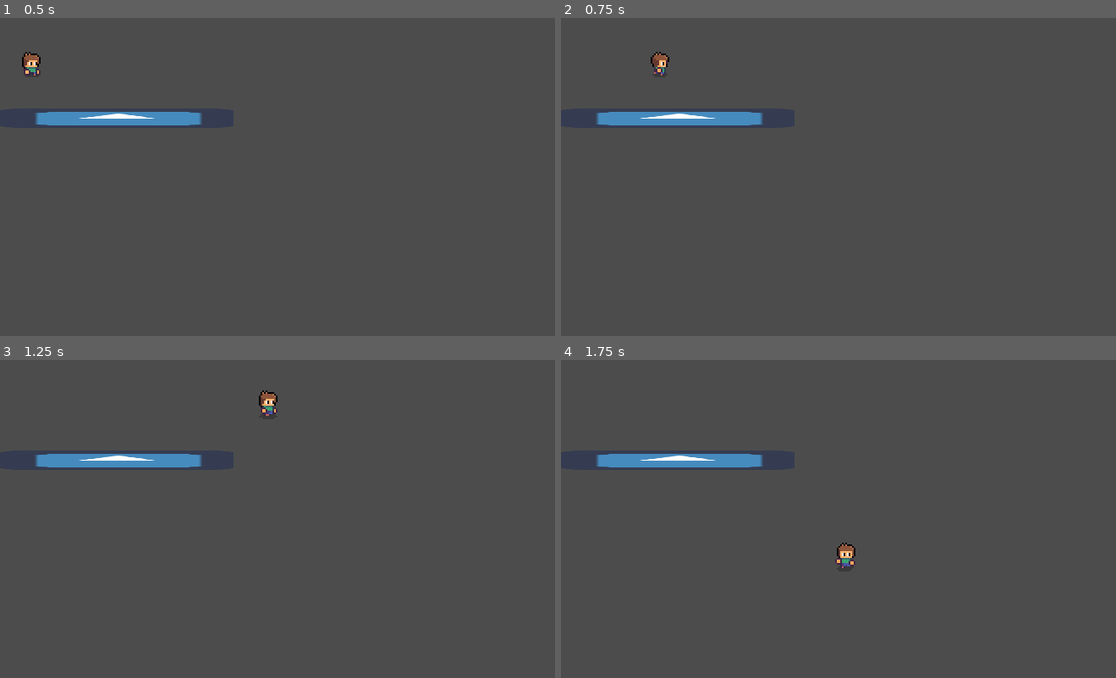
Above: before the commit, frames 1-4 (two rows, left to right).
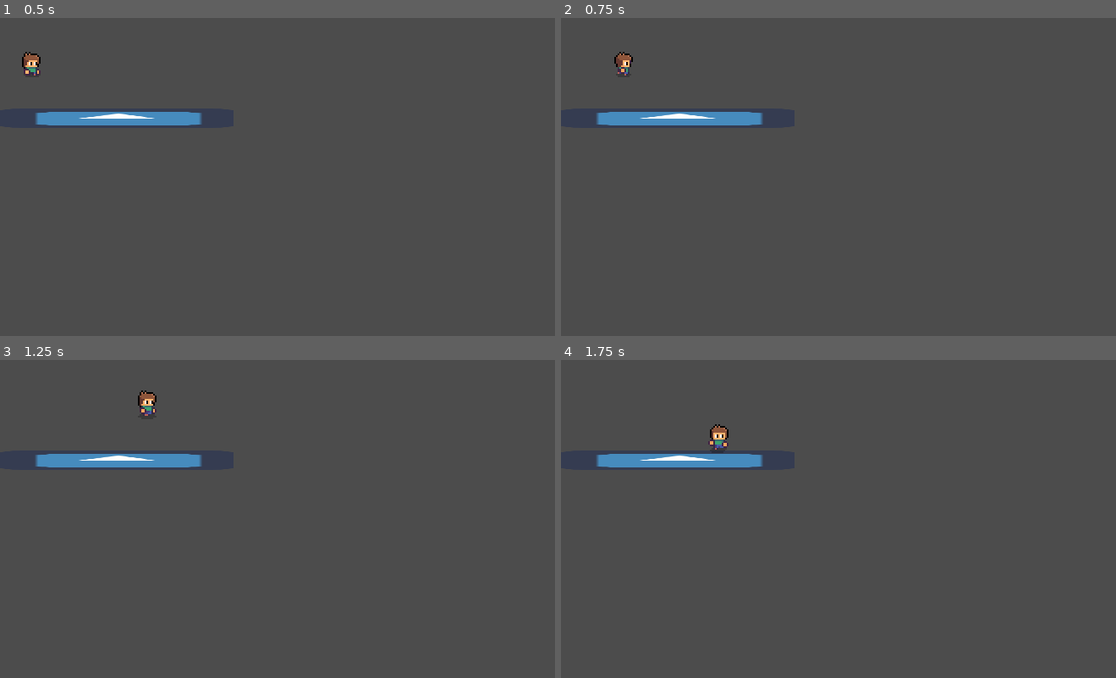
Above: after the commit, the same moments.

Repository: nicolassantibanez/music-hell
Game: Godot game, scene res://scenes/main.tscn
The game is run twice, just before and just after one commit, with the same random seed, the same clock (stepped at 60 frames per second) and the same inputs. The engine's default icon, where the game draws it, is replaced by a stand-in: a white triangle on a blue panel in a dark square.
Inputs (mouse positions are in pixels of both pictures, inside the frame that each line leads up to):
- Up to frame 1 (0.5 s): no input
- Up to frame 2 (0.75 s): move the mouse to (1049, 170) at 0.52 s; hold D (move_right) from 0.53 s (still down); click (1049, 170) at 0.67 s
- Up to frame 3 (1.25 s): keep holding D (move_right)
- Up to frame 4 (1.75 s): move the mouse to (766, 547) at 1.27 s; release D (move_right) at 1.28 s; hold S (move_down) from 1.28 s (still down)

Frame 1 is identical in both runs. In frame 2, 0.4% of the frame differs, in the area x 9-20%, y 10-19%; in frame 3, 0.4%; in frame 4, 0.4%, in the area x 26-54%, y 20-66%.

Commit message:
fix: Player's velocity normalized

Diff:
--- a/scripts/Prota.gd
+++ b/scripts/Prota.gd
@@ -1,8 +1,8 @@
 extends KinematicBody2D
 
 var velocity = Vector2()
-var ACCELERATION = 100
-var SPEED = 200
+var ACCELERATION = 10000
+var SPEED = 100
 
 onready var pivot = $Pivot
 onready var anim_player = $AnimationPlayer
@@ -20,13 +20,15 @@
 
 # warning-ignore:unused_argument
 func _physics_process(delta):
+	velocity = move_and_slide(velocity, Vector2.UP)
 
 	# movimiento
-	var horizontal_move_input = Input.get_axis("move_left", "move_right")
-	var vertical_move_input = Input.get_axis("move_up","move_down")
-	velocity.x = horizontal_move_input * SPEED
-	velocity.y = vertical_move_input * SPEED
-	velocity = move_and_slide(velocity, Vector2.UP)
+	var move_input = Vector2(
+		Input.get_axis("move_left", "move_right"),
+		Input.get_axis("move_up","move_down")
+	)
+
+	velocity = velocity.move_toward(move_input * SPEED, ACCELERATION * delta)
 
 	# Animacion
 	if Input.is_action_pressed("move_right") and not Input.is_action_pressed("move_left"):
